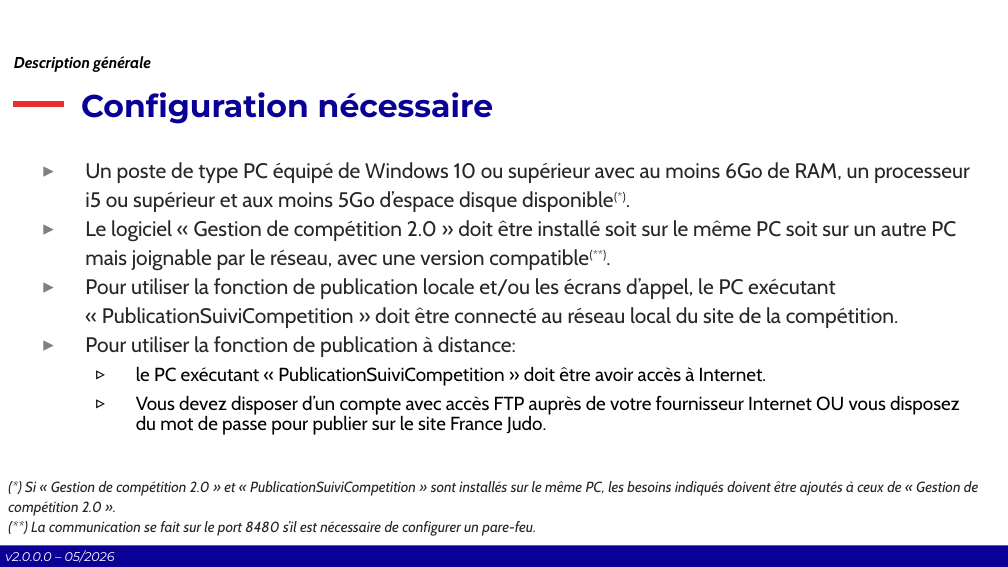
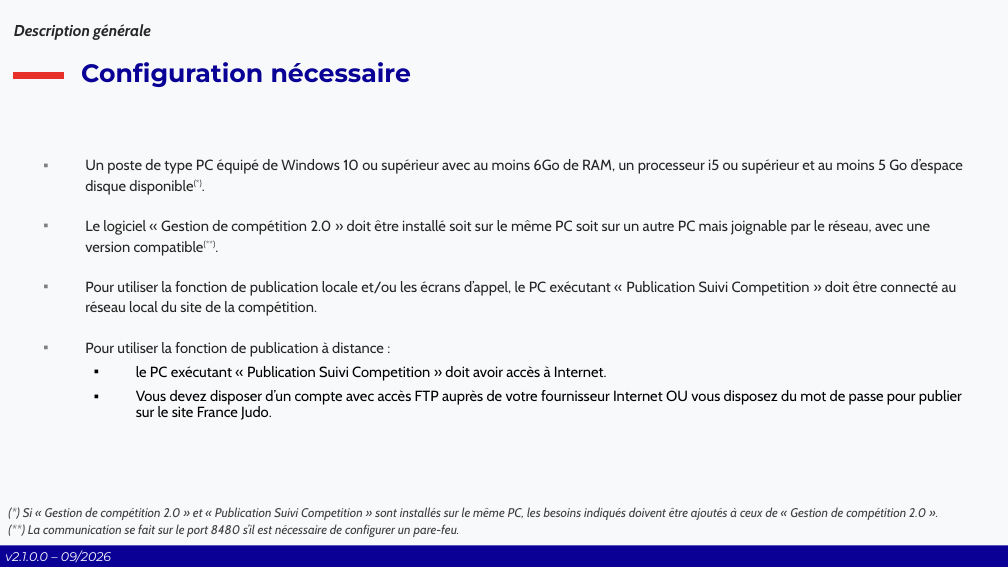
Before and after one commit to Comite-Rhone-Judo/PublicationSuiviCompetition, a slide deck: slide 5 of AppPublication/Documentation/PublicationSuiviCompetition - Manuel d'utilisation.pptx. Drawn at 1008x567 pixels with LibreOffice and Linux fonts; fonts in the diff are those of the drawing; background and template pictures are left out. Boxes give left, top, right and bottom in pixels: in the first picture for what was removed or moved away, otherwise in the second. Text is boxed around its words. In the diff, an @@ line names an element or a change of style, - is before the commit and + after.

Commit message:
Tri phases + ordre XML, corrections XAML & ergonomie
- Ajout du tri des phases et de l'attribut "ordre" dans l'export XML (ExportXML.cs, Phase.cs, ConstantXML.cs)
- Mise à jour de l'XSLT avancement_site.xslt pour affichage ordonné et ergonomique des phases
- Harmonisation des libellés, info-bulles et textes dans les vues XAML (cohérence typographique, accents, espaces)
- Correction de l'auto-refresh JS pour éviter le rechargement intempestif
- Ajustement de la hauteur de RechercheServer.xaml
- Uniformisation des boutons "OK" dans les dialogues

```diff
--- a/AppPublication/Documentation/PublicationSuiviCompetition - Manuel d'utilisation.pptx
+++ b/AppPublication/Documentation/PublicationSuiviCompetition - Manuel d'utilisation.pptx
@@ background #FFFFFF to #F8F9FA @@
@@ text "Description générale": place and size @@
-text "Description générale" at box(14, 56, 151, 72)
+text "Description générale" at box(14, 24, 151, 40)
@@ text "Description générale" at box(14, 24, 151, 40): text colour #000000 to #262626 @@
@@ title "Configuration nécessaire": place and size @@
-title "Configuration nécessaire" at box(81, 92, 493, 124)
+title "Configuration nécessaire" at box(81, 62, 411, 87)
@@ title "Configuration nécessaire" at box(81, 62, 411, 87): size 30 to 24 pt; vertical alignment bottom to middle @@
@@ line moved from (14, 104) - (64, 104) to (14, 76) - (64, 76) @@
@@ rectangle removed at box(227, 116, 782, 450) @@
@@ text at box(85, 159, 963, 195): text changed; size 20 to 14 pt @@
-▸ Un poste de type PC équipé de Windows 10 ou supérieur avec au moins 6Go de RAM, un processeur i5 ou supérieur et aux moins 5Go d’espace disque disponible(*).
+▪ Un poste de type PC équipé de Windows 10 ou supérieur avec au moins 6Go de RAM, un processeur i5 ou supérieur et au moins 5 Go d’espace disque disponible(*).
@@ text at box(85, 220, 962, 420): size 20 to 14 pt in "Le logiciel « Gestion de compétition 2.0 ..."; size 18 to 14 pt in "Vous devez disposer d’un compte avec accès ..."; bullet ▸ to ▪; bullet ▹ to ▪ @@
@@ text at box(85, 281, 957, 381): text changed; size 20 to 14 pt @@
-▸ Pour utiliser la fonction de publication locale et/ou les écrans d’appel, le PC exécutant « PublicationSuiviCompetition » doit être connecté au réseau local du site de la compétition.
-▸ Pour utiliser la fonction de publication à distance:
-  ▹ le PC exécutant « PublicationSuiviCompetition » doit être avoir accès à Internet.
+▪ Pour utiliser la fonction de publication locale et/ou les écrans d’appel, le PC exécutant « Publication Suivi Competition » doit être connecté au réseau local du site de la compétition.
+▪ Pour utiliser la fonction de publication à distance :
+  ▪ le PC exécutant « Publication Suivi Competition » doit avoir accès à Internet.
@@ text "(*) Si « Gestion de ...": place and size @@
-text "(*) Si « Gestion de ..." at box(8, 481, 978, 536)
+text "(*) Si « Gestion de ..." at box(23, 507, 926, 537)
@@ text at box(23, 507, 926, 520): text changed; size 14 to 12 pt; text colour #262626 to #404040 @@
-(*) Si « Gestion de compétition 2.0 » et « PublicationSuiviCompetition » sont installés sur le même PC, les besoins indiqués doivent être ajoutés à ceux de « Gestion de compétition 2.0 ».
+(*) Si « Gestion de compétition 2.0 » et « Publication Suivi Competition » sont installés sur le même PC, les besoins indiqués doivent être ajoutés à ceux de « Gestion de compétition 2.0 ».
@@ text at box(28, 524, 460, 537): size 14 to 12 pt, text colour #262626 to #404040 in "(**) La communication se fait sur le ..." @@
@@ text at box(5, 550, 111, 563): text changed @@
-v2.0.0.0 – 05/2026
+v2.1.0.0 – 09/2026
```
Also in this commit, not shown: 51 other slides changed, 4 slides added, 1 slide removed, 16 other files.
